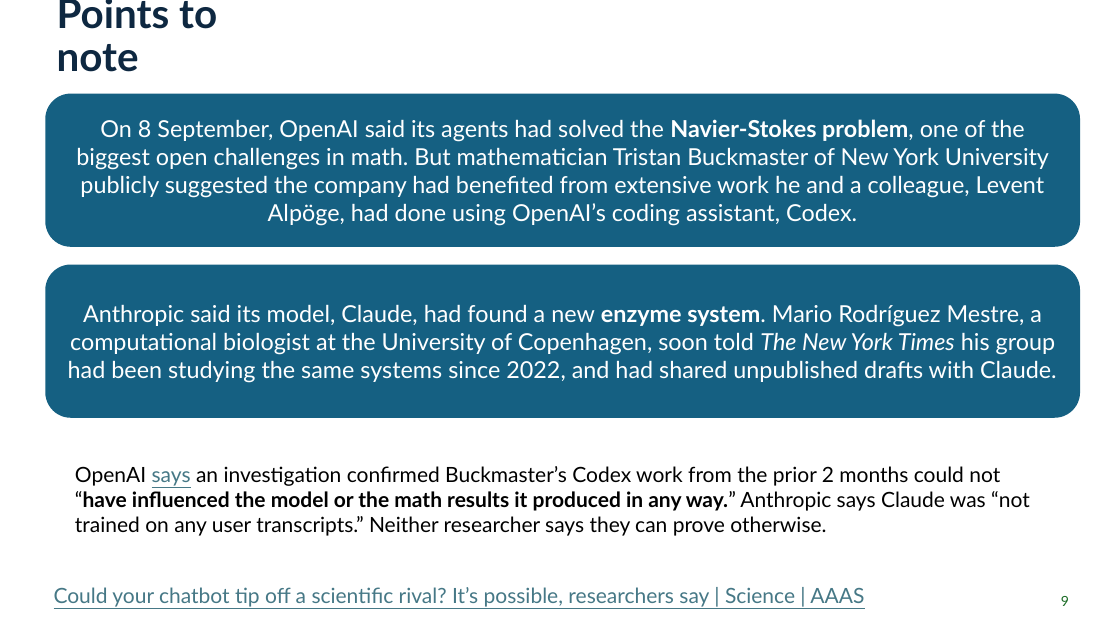
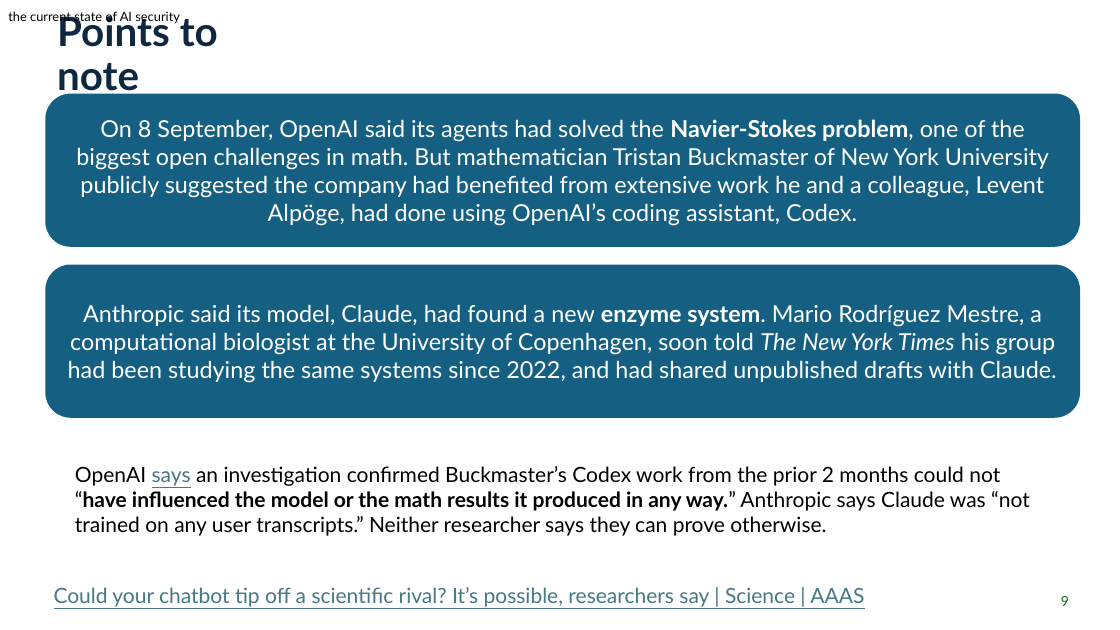
Before and after one commit to SciLifeLab-Training/using-ai-in-lifescience, a slide deck: slide 9 of materials/Cybersecurity_Using_AI_in_lifescience_A_primer.pptx. Drawn at 1120x630 pixels with LibreOffice and Linux fonts; fonts in the diff are those of the drawing; background and template pictures are left out. Boxes give left, top, right and bottom in pixels: in the first picture for what was removed or moved away, otherwise in the second. Text is boxed around its words. In the diff, an @@ line names an element or a change of style, - is before the commit and + after.

```diff
--- a/materials/Cybersecurity_Using_AI_in_lifescience_A_primer.pptx
+++ b/materials/Cybersecurity_Using_AI_in_lifescience_A_primer.pptx
@@ text added at [8,11,180,24], 11 pt, text #000000 @@
+the current state of AI security
@@ text "Points to note" rewrapped from [57,0,217,72] to [57,11,218,97] @@
```
Also in this commit, not shown: 7 other slides changed, 1 other file.
